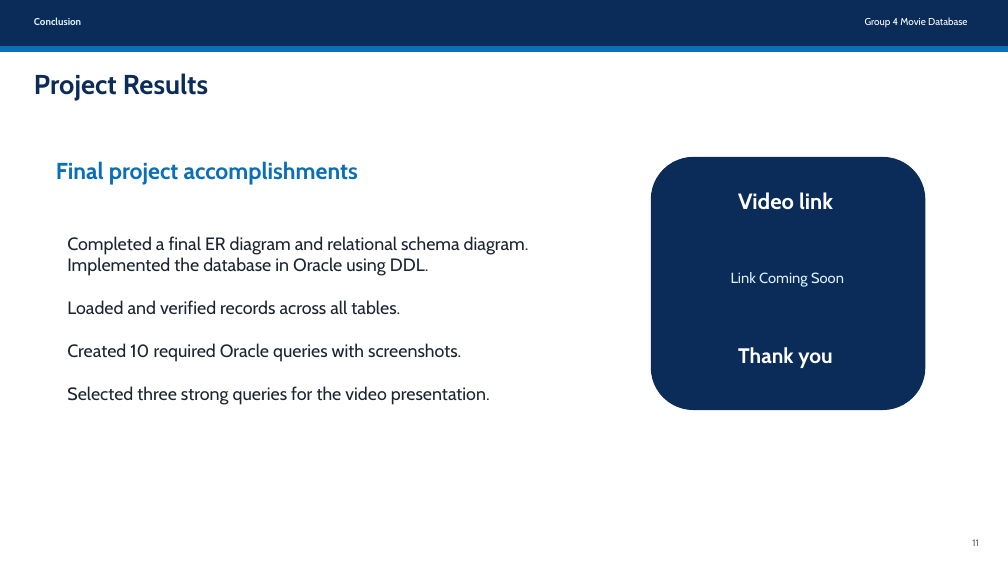
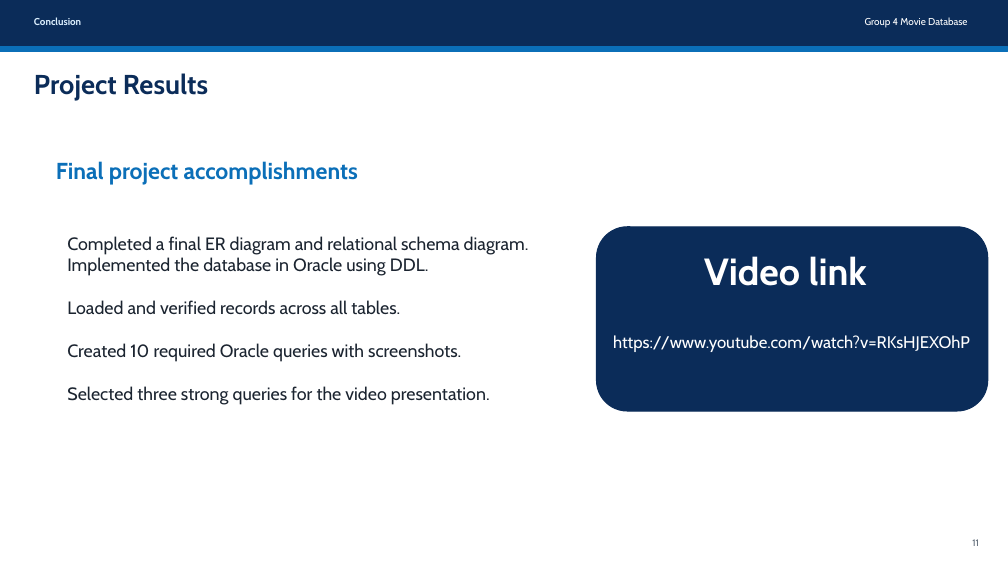
Before and after one commit to mariahelgeson/CS4440, a slide deck: slide 11 of Group4_CS4420_Final_Project_Presentation.pptx. Drawn at 1008x567 pixels with LibreOffice and Linux fonts; fonts in the diff are those of the drawing. Boxes give left, top, right and bottom in pixels: in the first picture for what was removed or moved away, otherwise in the second. Text is boxed around its words. In the diff, an @@ line names an element or a change of style, - is before the commit and + after.

```diff
--- a/Group4_CS4420_Final_Project_Presentation.pptx
+++ b/Group4_CS4420_Final_Project_Presentation.pptx
@@ rounded rectangle: place and size @@
-rounded rectangle at bbox=[652, 157, 926, 409]
+rounded rectangle at bbox=[597, 227, 988, 411]
@@ text "Video link": place and size @@
-text "Video link" at bbox=[738, 192, 833, 210]
+text "Video link" at bbox=[704, 256, 867, 286]
@@ text "Video link" at bbox=[704, 256, 867, 286]: size 21 to 36 pt @@
@@ text at bbox=[613, 335, 970, 352]: text changed; size 14 to 16 pt; text colour #DDF0FF to #FFFFFF @@
-Link Coming Soon
+https://www.youtube.com/watch?v=RKsHJEXOhP
@@ text removed at bbox=[738, 347, 833, 368] @@
-Thank you
```
